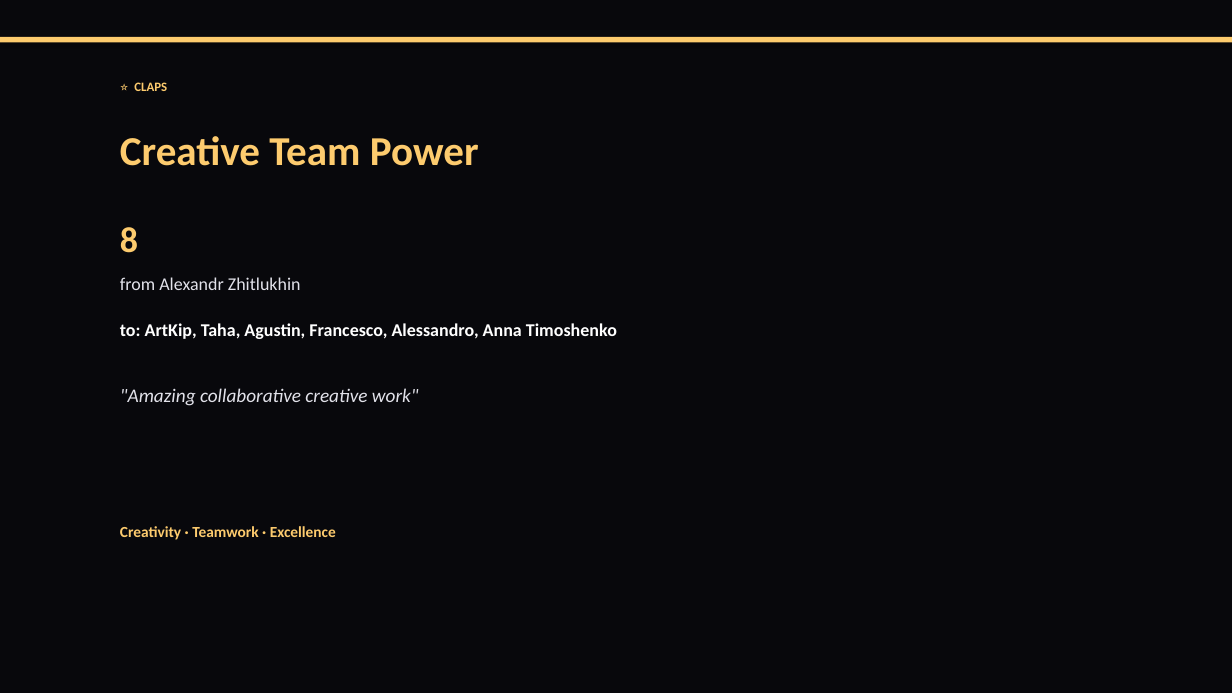
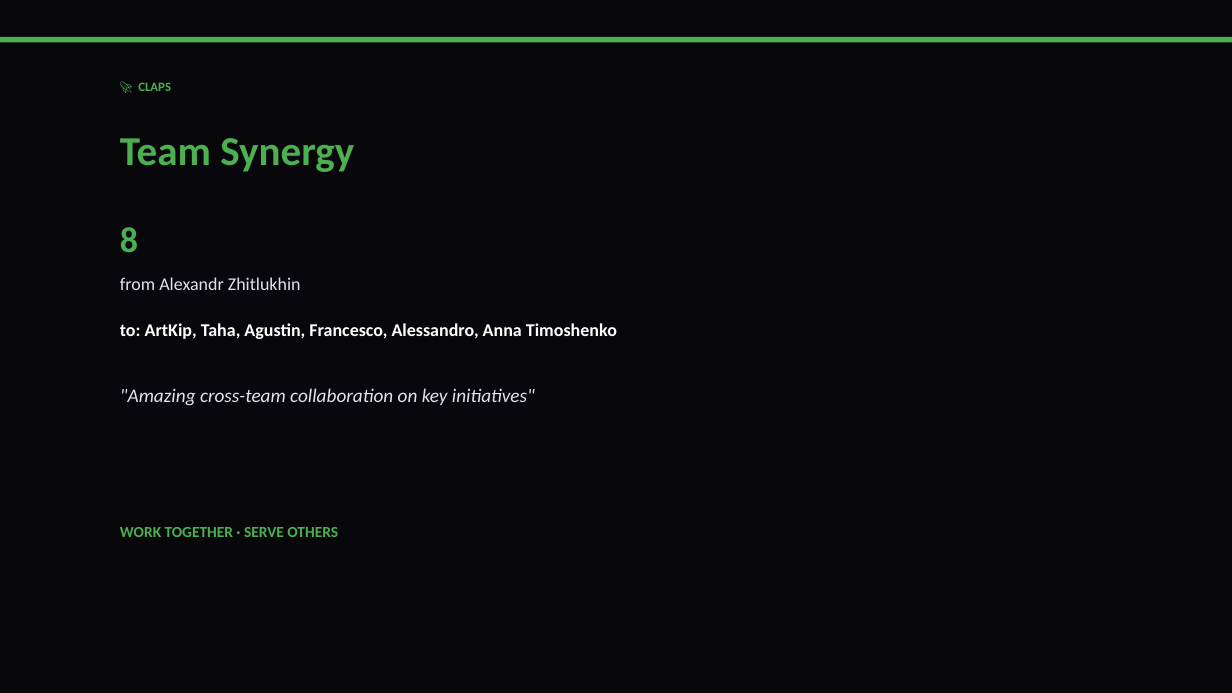
Before and after one commit to liliyagarifullina-maker/appodeal-pulse, a slide deck: slide 10 of data/archive/pulse_2026-03-12.pptx (slide 11 before the commit). Drawn at 1232x693 pixels with LibreOffice and Linux fonts; fonts in the diff are those of the drawing. Boxes give left, top, right and bottom in pixels: in the first picture for what was removed or moved away, otherwise in the second. Text is boxed around its words. In the diff, an @@ line names an element or a change of style, - is before the commit and + after.

```diff
--- a/data/archive/pulse_2026-03-12.pptx
+++ b/data/archive/pulse_2026-03-12.pptx
@@ rectangle at [0,37,1232,43]: fill #FDCB6E to #4CAF50 @@
@@ text at [138,82,171,91]: text changed; text colour #FDCB6E to #4CAF50 @@
-⭐ CLAPS
+🚀 CLAPS
@@ text at [120,138,354,172]: text changed; text colour #FDCB6E to #4CAF50 @@
-Creative Team Power
+Team Synergy
@@ text "8" at [120,227,138,252]: text colour #FDCB6E to #4CAF50 @@
@@ text at [120,388,535,406]: text changed @@
-"Amazing collaborative creative work"
+"Amazing cross-team collaboration on key initiatives"
@@ text at [120,527,338,537]: text changed; text colour #FDCB6E to #4CAF50 @@
-Creativity · Teamwork · Excellence
+WORK TOGETHER · SERVE OTHERS
```
Also in this commit, not shown: 13 other slides changed, 2 slides added, 3 slides removed, 2 other files.
